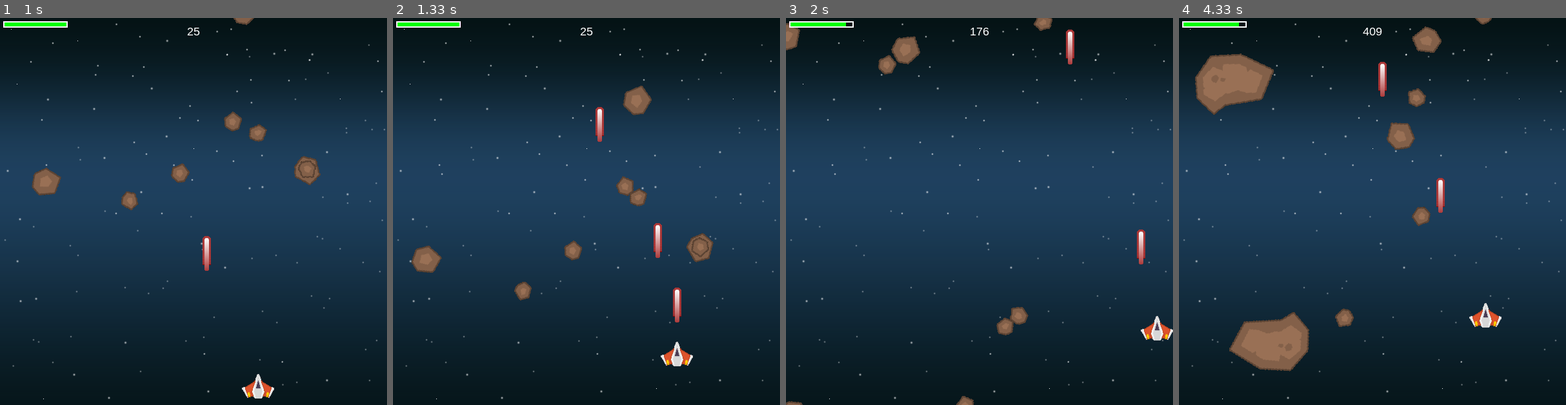
Above: before the commit, frames 1-4 (left to right).
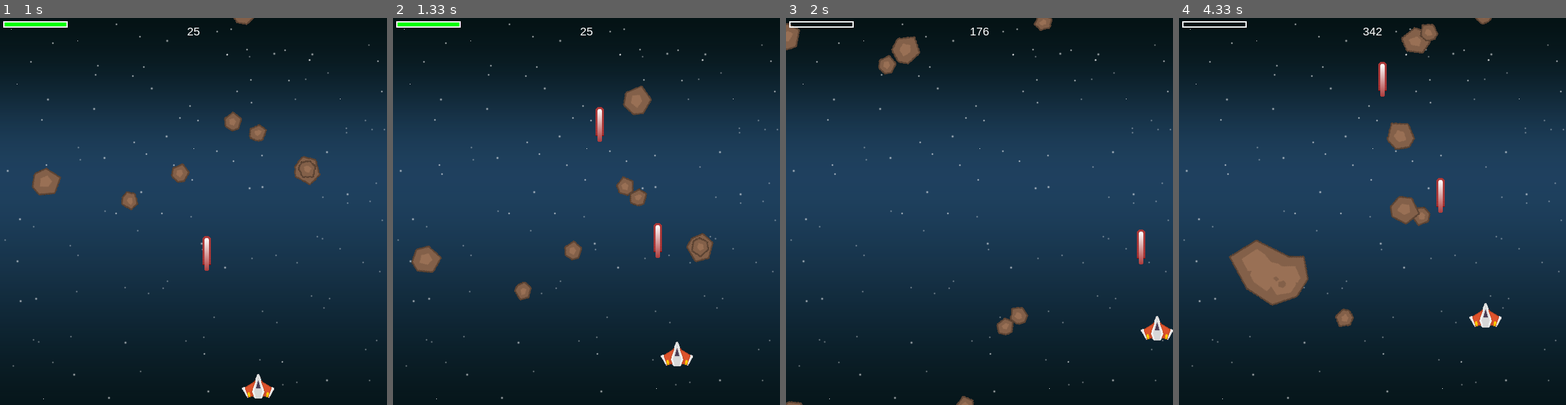
Above: after the commit, the same moments.

Repository: BrandonLively/pygame-tutorial-for-bw-1
Game: pygame game, started from root/shmup/shmup.py
Same seed, same stepped clock (60 frames per second), same inputs: the game is played once before the commit and once after it.
Inputs:
- Up to frame 1 (1 s): tap Space at 0.33, 0.73 s; hold D from 0.67 s (still down)
- Up to frame 2 (1.33 s): tap Space at 1.03, 1.23 s; release D at 1.13 s; hold W from 1.17 s (still down)
- Up to frame 3 (2 s): release W at 1.47 s; hold D 1.5-1.97 s; tap Space at 1.57, 1.87 s
- Up to frame 4 (4.33 s): hold A 2-2.53 s; tap Space at 2.07, 2.37, 2.63, 2.97, 3.27, 3.4, 3.8, 4.1 s; hold S 2.57-2.87 s; hold A 2.9-3.3 s; hold W 3.33-3.7 s; hold D from 3.73 s (still down)

Frame 1 is identical in both runs. In frame 2, 0.2% of the frame differs, in the area x 72-75%, y 69-79%; in frame 3, 0.3%; in frame 4, 7.8%, in the area x 1-68%, y 1-92%.

Commit message:
added autofire with delay

Diff:
--- a/root/shmup/shmup.py
+++ b/root/shmup/shmup.py
@@ -44,7 +44,7 @@
         pct = 0
     BAR_LENGTH = 100
     BAR_HEIGHT = 10
-    fill = (pct/100) * BAR_LENGTH
+    fill = (pct//100) * BAR_LENGTH
     outline_rect = pygame.Rect(x, y, BAR_LENGTH, BAR_HEIGHT)
     fill_rect = pygame.Rect(x, y, fill, BAR_HEIGHT)
     pygame.draw.rect(surface, GREEN, fill_rect)
@@ -68,6 +68,8 @@
         self.rect.bottom = HEIGHT - 10
         self.speedx = 0
         self.shield = 100
+        self.shoot_delay = 250
+        self.last_shot = pygame.time.get_ticks()
 
     def update(self):
         self.speedx = 0
@@ -81,6 +83,8 @@
             self.speedy = -5
         if keystate[pygame.K_s]:
             self.speedy = 5
+        if keystate[pygame.K_SPACE]:
+            self.shoot()
 
         self.rect.x += self.speedx
         self.rect.y += self.speedy
@@ -95,10 +99,13 @@
             self.rect.bottom = HEIGHT
 
     def shoot(self):
-        bullet = Bullet(self.rect.centerx, self.rect.top)
-        all_sprites.add(bullet)
-        bullets.add(bullet)
-        shoot_sound.play()
+        now = pygame.time.get_ticks()
+        if now - self.last_shot > self.shoot_delay:
+            bullet = Bullet(self.rect.centerx, self.rect.top)
+            all_sprites.add(bullet)
+            bullets.add(bullet)
+            shoot_sound.play()
+            self.last_shot = now
 
 
 class Mob(pygame.sprite.Sprite):
